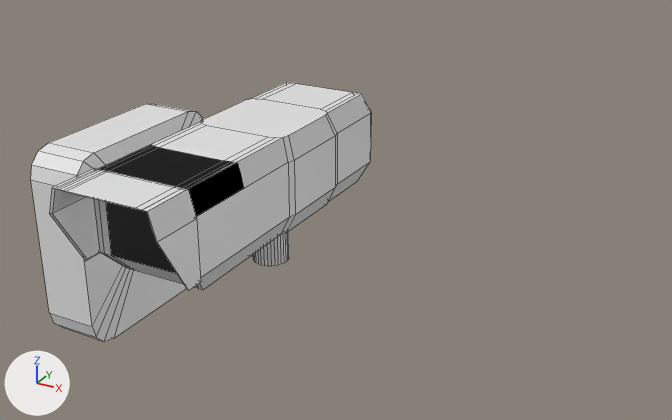
The FBX model Unity/WatcherUnity/Assets/Blender Objects/SecurityCamera.fbx, before and after one commit.
Both versions are drawn from a camera (50 mm lens) standing at (3.93, -4.31, 2.54) and looking at (1.53, 0.06, 0.35). Every picture has the same lights, and +X, +Y and +Z are marked at lower left. Mesh edges are drawn as thin lines. Where no turn or scale is listed for an object, it has been applied to the vertices. Vertices at the same position are counted once.

Objects in the first picture: 'CameraObject', 'Cube'.
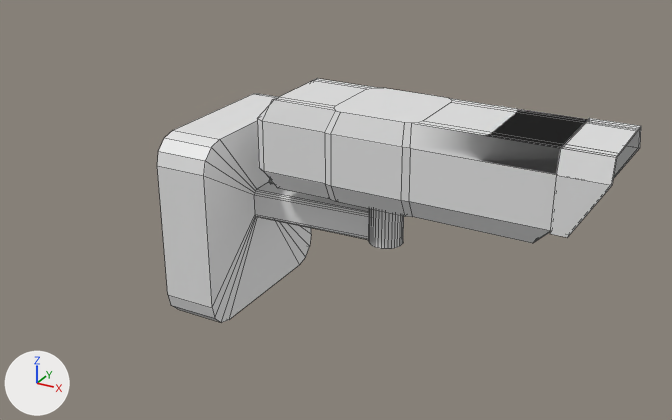
Where the newer file only moved an object's origin or applied its transform, the numbers keep the older frame.

Location of each change, [x1, y1, x2, y2] in pixels of the pictures (672 x 420 px):
'CameraObject', mesh turned
    before: [49, 82, 371, 290]
    after: [257, 78, 641, 243]
'Cube', moved
    before: [31, 104, 289, 341]
    after: [157, 94, 404, 322]

Patch to the scene script:
```diff
--- a/Unity/WatcherUnity/Assets/Blender Objects/SecurityCamera.fbx.py
+++ b/Unity/WatcherUnity/Assets/Blender Objects/SecurityCamera.fbx.py
@@ me_cube_002 @@
 me_cube_002.from_pydata(...)  # 126 vertices, 122 faces; spans x -0.32..0.32, y -1.41..0.77, z -0.01..0.58
 # used by ob_cameraobject; location = (1.107, 0.0, 0.298)
+# me_cube_002 part 1: the whole mesh is turned 90 degrees about the z axis through its middle, then moved by (0.84, 0.88, 0.0)
 me_cube_002.materials.append(mat_material_001)
@@ ob_cube @@
 ob_cube = bpy.data.objects.new('Cube', me_cube_001)
-ob_cube.location = (0.0, 0.0, 0.0)
+ob_cube.location = (0.515, 0.552, 0.0)
```
